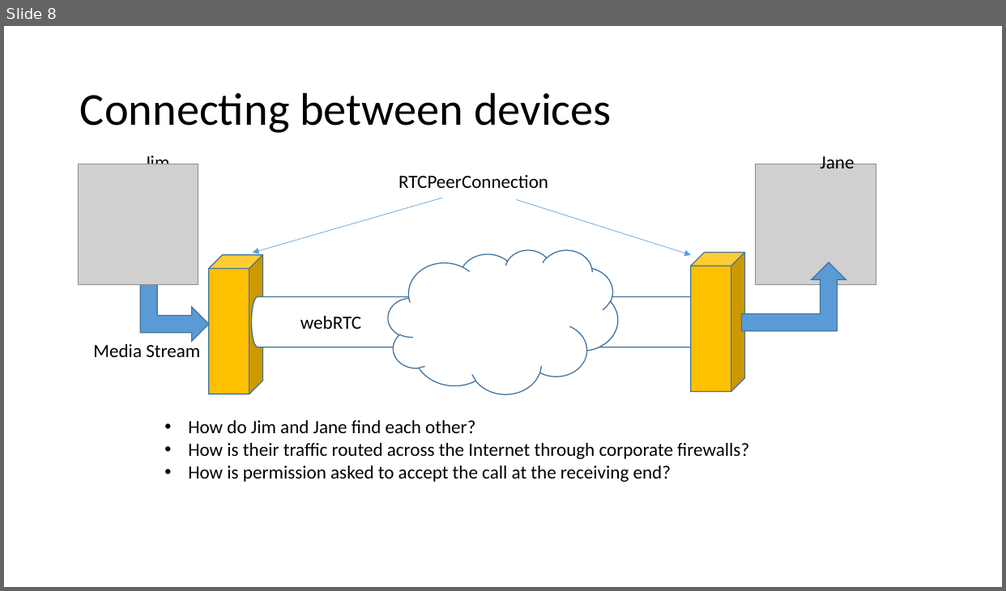
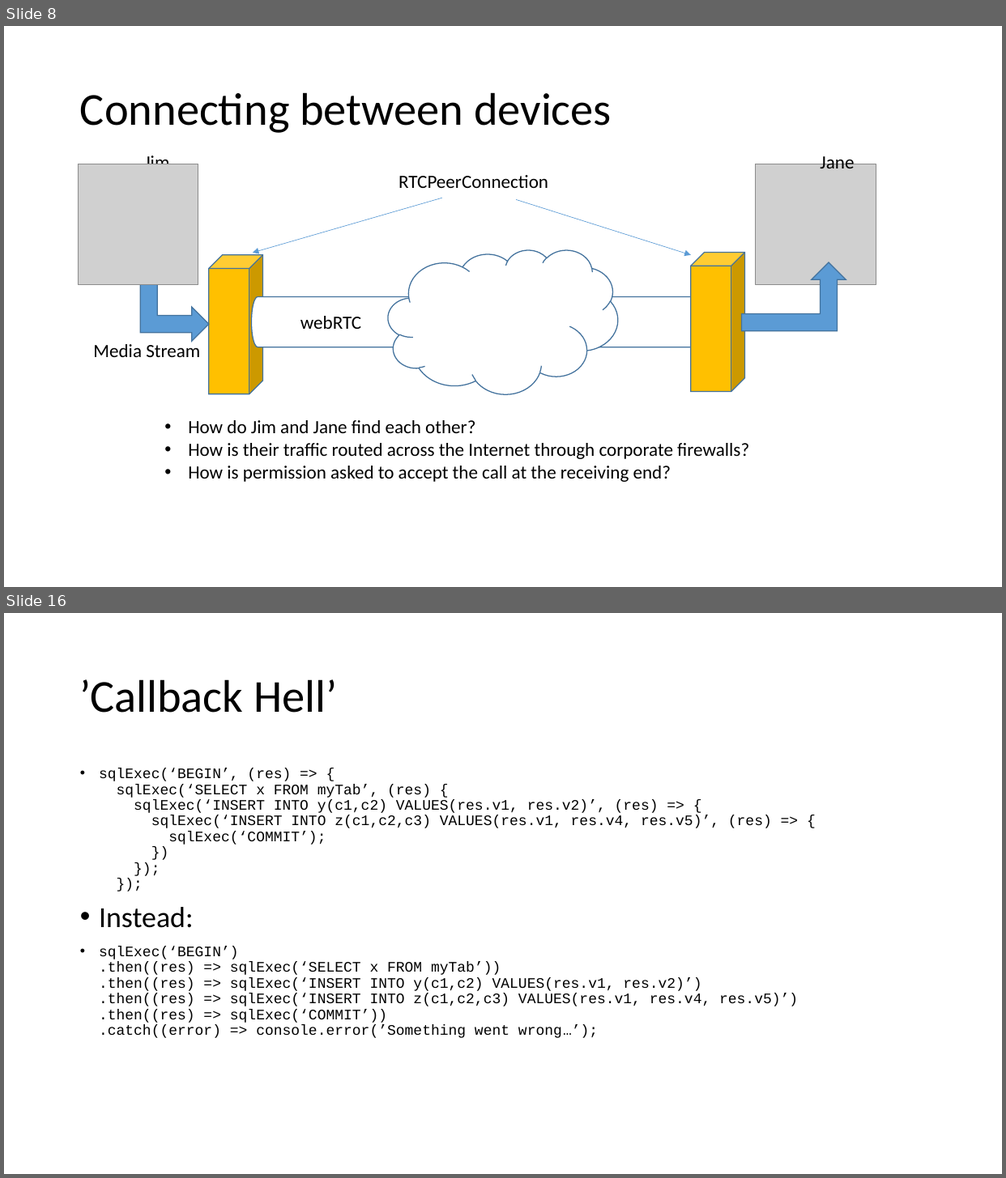
Before and after one commit to ipcortex/fac-workshop-materials, a slide deck: presentations/FAC9 Workshop.pptx. Shown one above the other, each under a label of ours: slide 8 before the commit, slides 8 and 16 after it; the slides between them are not shown. The pictures are 1006x591 and 1006x1178 pixels, drawn with LibreOffice and Linux fonts; fonts in the diff are those of the drawing; grey boxes stand for pictures. Boxes give left, top, right and bottom in pixels: in the first picture for what was removed or moved away, otherwise in the second. Text is boxed around its words. In the diff, an @@ line names an element or a change of style, - is before the commit and + after.

```diff
--- a/presentations/FAC9 Workshop.pptx
+++ b/presentations/FAC9 Workshop.pptx
@@ slide 16 added at (4, 613, 1002, 1174), background #FFFFFF @@
@@ title added at (80, 679, 337, 713), 44 pt, text #000000 @@
+’Callback Hell’
@@ text added at (99, 769, 798, 1038), 14 pt, text #000000 @@
+• sqlExec(‘BEGIN’, (res) => {
+  sqlExec(‘SELECT x FROM myTab’, (res) {
+  sqlExec(‘INSERT INTO y(c1,c2) VALUES(res.v1, res.v2)’, (res) => {
+  sqlExec(‘INSERT INTO z(c1,c2,c3) VALUES(res.v1, res.v4, res.v5)’, (res) => {
+  sqlExec(‘COMMIT’);
+  })
+  });
+  });
+• Instead:
+• sqlExec(‘BEGIN’)
+  .then((res) => sqlExec(‘SELECT x FROM myTab’))
+  .then((res) => sqlExec(‘INSERT INTO y(c1,c2) VALUES(res.v1, res.v2)’)
+  .then((res) => sqlExec(‘INSERT INTO z(c1,c2,c3) VALUES(res.v1, res.v4, res.v5)’)
+  .then((res) => sqlExec(‘COMMIT’))
+  .catch((error) => console.error(’Something went wrong…’);
```
Also in this commit, not shown: 19 slides changed, 11 other slides added, 6 slides removed, 1 other file.
